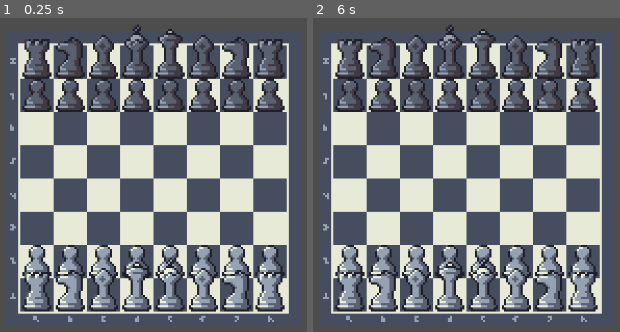
Above: before the commit, frames 1-2 (left to right).
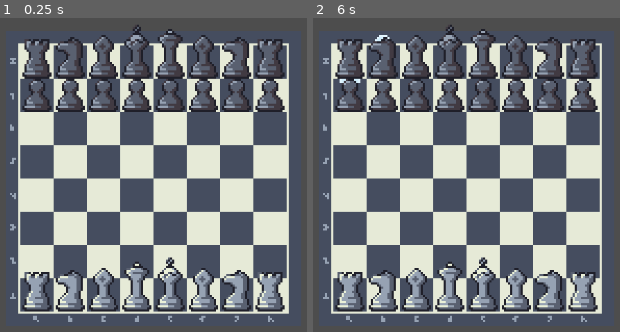
Above: after the commit, the same moments.

Repository: Chilliwen32/the_chess_game
Game: Godot game, scene res://Scene/main.tscn
The game is run twice, just before and just after one commit, with the same random seed, the same clock (stepped at 60 frames per second) and the same inputs.
Inputs (mouse positions are in pixels of both pictures, inside the frame that each line leads up to):
- Up to frame 1 (0.25 s): no input
- Up to frame 2 (6 s): tap Enter at 0.5, 2, 3.5 s; move the mouse to (outside the picture) at 0.52 s; click (outside the picture) at 0.67 s; tap Space at 1.25, 2.75, 4.25 s; move the mouse to (outside the picture) at 1.27 s; click (outside the picture) at 1.42 s; move the mouse to (546, 80) at 2.02 s; click (546, 80) at 2.17 s; move the mouse to (426, 269) at 2.77 s; click (426, 269) at 2.92 s; move the mouse to (outside the picture) at 3.52 s; click (outside the picture) at 3.67 s; move the mouse to (outside the picture) at 4.27 s; click (outside the picture) at 4.42 s; move the mouse to (506, 178) at 5.02 s; click (506, 178) at 5.17 s; move the mouse to (346, 65) at 5.77 s; click (346, 65) at 5.92 s

The runs differ from the first frame. In frame 1, 3.5% of the frame differs, in the area x 7-93%, y 72-84%; in frame 2, 3.6%, in the area x 7-93%, y 5-84%.

Commit message:
ADDED ROOK MOVE (INCOMPLETE)

Diff:
--- a/Scene/board.gd
+++ b/Scene/board.gd
@@ -46,14 +46,14 @@
 # 1 = white pawn
 
 var board : Array
-var white : bool
-var state : bool
+var white : bool = true
+var state : bool = false
 var moves = []
 var selected_piece : Vector2
 
 func _ready():
 	board.append([4, 2, 3, 5, 6, 3, 2, 4])
-	board.append([1, 1, 1, 1, 1, 1, 1, 1])
+	board.append([0, 0, 0, 0, 0, 0, 0, 0])
 	board.append([0, 0, 0, 0, 0, 0, 0, 0])
 	board.append([0, 0, 0, 0, 0, 0, 0, 0])
 	board.append([0, 0, 0, 0, 0, 0, 0, 0])
@@ -66,20 +66,21 @@
 func _input(event):
 	if event is InputEventMouseButton && event.pressed:
 		if event.button_index == MOUSE_BUTTON_LEFT:
-			if if_mouse_out(): return
-			var var1 = snapped(get_global_mouse_position().x+8, 0) / 16
-			var var2 = abs(snapped(get_global_mouse_position().y-8, 0)) / 16
-
+			if is_mouse_out(): return
+			var var1 = (snapped(get_global_mouse_position().x+8, 0) / 16) - 1
+			var var2 = (abs(snapped(get_global_mouse_position().y-8, 0)) / 16) - 1
 			if !state && (white && board[var2][var1] > 0 || white && board[var2][var1] < 0):
+				selected_piece = Vector2(var2,var1)
 				show_options()
-				selected_piece = Vector2(var2,var1)
 				state = true
-			elif state: set_move(var2, var1)
+			elif state:
+				set_move(var2, var1)
 
 
-func if_mouse_out():
-	if get_global_mouse_position().x < 8 || get_global_mouse_position().x > 134 || get_global_mouse_position().y > 8 || get_global_mouse_position().y < -134:
-		return false
+func is_mouse_out():
+	if get_global_mouse_position().x < 8 || get_global_mouse_position().x > 135 || get_global_mouse_position().y > 8 || get_global_mouse_position().y < -134:
+		return true
+	return false
 
 func display_board():
 	for child in pieces.get_children():
@@ -122,8 +123,8 @@
 			white = !white
 			display_board()
 			break
-		delete_dots()
-		state = false
+	delete_dots()
+	state = false
 
 func delete_dots():
 	for child in dots.get_children():
@@ -131,10 +132,63 @@
 
 func show_dots():
 	for i in moves:
-		var holder = Sprite2D.new()
+		var holder = TEXTURE_HOLDER.instantiate()
 		dots.add_child(holder)
 		holder.texture = PIECE_MOVE
-		holder.global_position = Vector2(i.y * CELL_WIDTH + (CELL_WIDTH / 2) + 8, -i.x * CELL_WIDTH + (CELL_WIDTH / 2) - 16)
+		holder.global_position = Vector2(i.y * CELL_WIDTH + (CELL_WIDTH / 2) + 8, -i.x * CELL_WIDTH - (CELL_WIDTH / 2) - 16)
 
 func get_moves():
+	var _moves = []
+	match abs(board[selected_piece.x][selected_piece.y]):
+		1: print("pawn")
+		2: print("knight")
+		3: print("bishop")
+		4: _moves = get_rook_moves()
+		5: print("queen")
+		6: print("king")
+	return _moves
+
+func is_valid_position(pos : Vector2):
+	if pos.x >= 0 && pos.x < BOARD_SIZE && pos.y >= 0 && pos.y < BOARD_SIZE:
+		return true
+	return false
+
+func is_empty(pos : Vector2):
+	if board[pos.x][pos.y] == 0:
+		return state
+	return false
+
+func is_enemy(pos : Vector2):
+	if white && board[pos.x][pos.y] < 0 || !white && board[pos.x][pos.y] > 0:
+		return true
+	return false
+
+func get_rook_moves():
+	var _moves = []
+	var directions = [Vector2(0, 1), Vector2(0, -1), Vector2(1, 0), Vector2(-1, 0)]
+
+	for i in directions:
+		var pos = selected_piece
+		pos += i
+		while is_valid_position(pos):
+			if is_empty(pos):
+				_moves.append(pos)
+			elif is_enemy(pos):
+				_moves.append(pos)
+				break
+			else:
+				break
+			pos += i
+
+	return _moves
+
+func get_bishop_moves():
 	pass
+func get_knight_moves():
+	pass
+func get_king_moves():
+	pass
+func get_queen_moves():
+	pass
+func get_pawn_moves():
+	pass
Not shown: 1 places in Scene/texture_holder.tscn that only renumber resources
